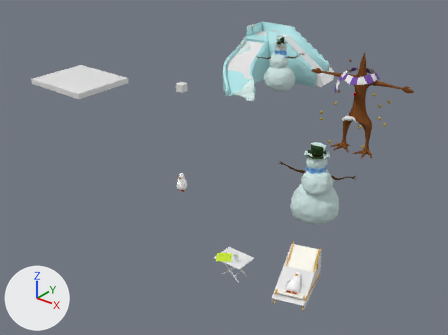
One commit to the Blender file blender/tutorials/making_a_game_p1-3/game_example.blend: the scene before it, then after it.
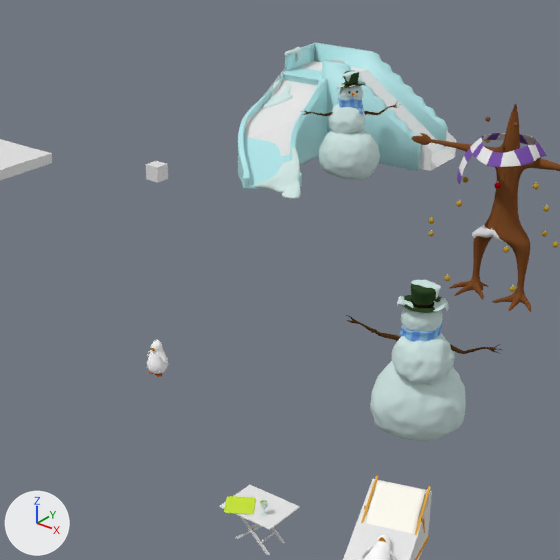
There are two pictures of each version: one whole from a 50 mm camera at (21.2, -16.5, 8.6) aimed at (8.9, -1.1, -0.9), one close up on the part from 23% to 86% of the width and 0% to 85% of the height. The axes (+X, +Y, +Z) are drawn at lower left. The lights are the same throughout.

The first close-up shows 'Arbol', 'Cube', 'chair', 'mountain', 'penguin', 'snowmen', 'snowmen.001', 'table'.
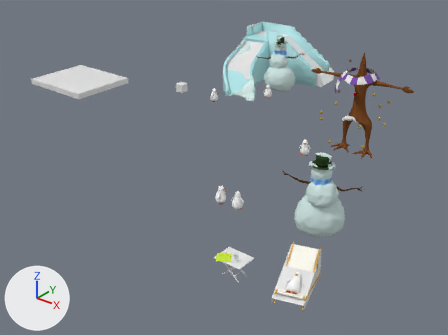
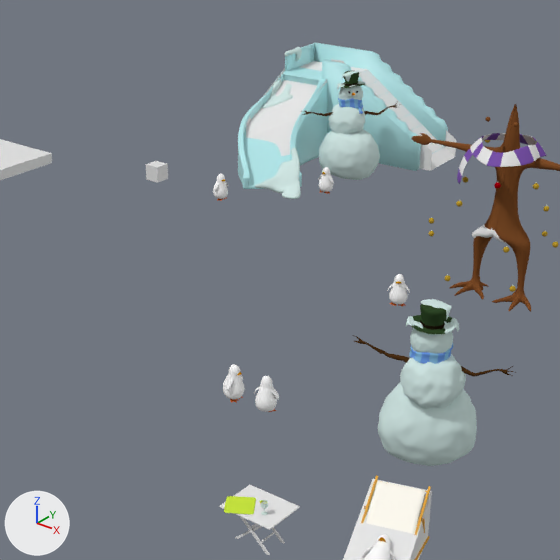
Patch to the scene script:
```diff
--- a/blender/tutorials/making_a_game_p1-3/game_example.blend.py
+++ b/blender/tutorials/making_a_game_p1-3/game_example.blend.py
@@ me_plane_006 @@
 me_plane_006.from_pydata(...)  # 696 vertices, 640 faces; spans x -0.184..0.182, y -0.153..0.153, z -0.264..0.262
-me_plane_006.materials.append(mat_pingu_peak_001)  # orange #be7900
-me_plane_006.materials.append(mat_paws_001)  # orange #c05821
-me_plane_006.materials.append(mat_penguin_001)  # white #ffffff
+me_plane_006.materials.append(mat_pingu_peak)  # orange #be7900
+me_plane_006.materials.append(mat_paws)  # orange #c05821
+me_plane_006.materials.append(mat_penguin)  # white #ffffff
@@ me_plane_001 @@
 me_plane_001.from_pydata(...)  # 696 vertices, 640 faces; spans x -0.184..0.182, y -0.153..0.153, z -0.264..0.262
-me_plane_001.materials.append(mat_pingu_peak)  # orange #be7900
-me_plane_001.materials.append(mat_paws)  # orange #c05821
-me_plane_001.materials.append(mat_penguin)  # white #ffffff
+me_plane_001.materials.append(mat_pingu_peak_006)  # orange #be7900
+me_plane_001.materials.append(mat_paws_006)  # orange #c05821
+me_plane_001.materials.append(mat_penguin_006)  # white #ffffff
@@ me_plane_000 @@
+me_plane_000.from_pydata(...)  # 696 vertices, 640 faces; spans x -0.184..0.182, y -0.153..0.153, z -0.264..0.262
+# faces by material slot: [68, 188, 384]
+me_plane_000.materials.append(mat_pingu_peak_001)  # orange #be7900
+me_plane_000.materials.append(mat_paws_001)  # orange #c05821
+me_plane_000.materials.append(mat_penguin_001)  # white #ffffff
@@ col_penguin_010 @@
+col_penguin_010 = bpy.data.collections.new('penguin.010')
+col_penguin_010.objects.link(ob_pingu__004)
@@ ob_snowmen_001 @@
 ob_snowmen_001 = bpy.data.objects.new('snowmen.001', None)
-ob_snowmen_001.location = (14.03, -4.55, 0.74)
+ob_snowmen_001.location = (14.44, -5.0, 0.74)
 ob_snowmen_001.rotation_euler = (0.0, 0.0, 3.47)  # degrees (0, 0, 199)
@@ ob_penguin @@
 ob_penguin = bpy.data.objects.new('penguin', None)
-ob_penguin.location = (10.47, -4.99, 0.33)
+ob_penguin.location = (11.75, -4.99, 0.33)
+ob_penguin.rotation_euler = (0.0, 0.0, 1.674)  # degrees (0, 0, 96)
 ob_penguin.show_instancer_for_render = False
 ob_penguin.instance_type = 'COLLECTION'
-ob_penguin.instance_collection = col_penguin
+ob_penguin.instance_collection = col_penguin_010
@@ ob_pingu__001 @@
 ob_pingu__001 = bpy.data.objects.new('pingu .001', me_plane_006)
-ob_pingu__001.location = (0.45, 0.37, 0.32)
-ob_pingu__001.rotation_euler = (-1.12, -0.11, 3.094)  # degrees (-64, -6.3, 177)
+ob_pingu__001.location = (7.86, 2.9, 0.58)
+ob_pingu__001.rotation_euler = (0.0315, 0.0, 0.0)  # degrees (1.8, 0, 0)
@@ ob_pingu @@
-ob_pingu = bpy.data.objects.new('pingu ', me_plane_001)
-ob_pingu.location = (0.01, -0.08, 0.26)
+ob_pingu = bpy.data.objects.new('pingu ', me_plane_000)
+ob_pingu.location = (12.38, -4.97, 0.59)
+ob_pingu.rotation_euler = (0.0315, 0.0, -2.917)  # degrees (1.8, 0, -167)
@@ ob_pingu__004 @@
+ob_pingu__004 = bpy.data.objects.new('pingu .004', me_plane_001)
+ob_pingu__004.location = (0.013, -0.0767, 0.262)
+ob_pingu__004.rotation_euler = (0.0315, 0.0, 0.0)  # degrees (1.8, 0, 0)
@@ ob_pingu__003 @@
+ob_pingu__003 = bpy.data.objects.new('pingu .003', me_plane_004_1)  # 696 vertices, 640 faces; spans x -0.184..0.182, y -0.153..0.153, z -0.264..0.262; in mat_pingu_peak_004 (orange #be7900), mat_paws_004 (orange #c05821), mat_penguin_004 (white #ffffff)
+ob_pingu__003.location = (11.92, -0.85, 0.58)
+ob_pingu__003.rotation_euler = (0.0315, 0.0, 0.435)  # degrees (1.8, 0, 25)
@@ ob_pingu__002 @@
+ob_pingu__002 = bpy.data.objects.new('pingu .002', me_plane_003_1)  # 696 vertices, 640 faces; spans x -0.184..0.182, y -0.153..0.153, z -0.264..0.262; in mat_pingu_peak_003 (orange #be7900), mat_paws_003 (orange #c05821), mat_penguin_003 (white #ffffff)
+ob_pingu__002.location = (6.47, 1.24, 0.58)
+ob_pingu__002.rotation_euler = (0.0315, 0.0, 1.443)  # degrees (1.8, 0, 83)
```

Pixel boxes [x1, y1, x2, y2] of what changed, in the close-ups (560 x 560 px):
'snowmen.001', moved: before [346, 279, 502, 441]; after [352, 299, 516, 466]
'chair', moved, turned: [343, 475, 432, 560] in both
'penguin', reshaped, recoloured, moved, turned, surface changed: before [147, 340, 168, 377]; after [223, 364, 245, 403]
'pingu ', now drawn: after [254, 376, 279, 412]
    faces in mat_penguin_001 (white #ffffff): [254, 376, 279, 412]
'pingu .003', added: after [387, 274, 410, 307]
    faces in mat_penguin_004 (white #ffffff): [387, 274, 410, 304]
'pingu .002', added: after [213, 174, 228, 201]
    faces in mat_penguin_003 (white #ffffff): [213, 174, 228, 199]
'pingu .001', now drawn: after [318, 167, 334, 194]
